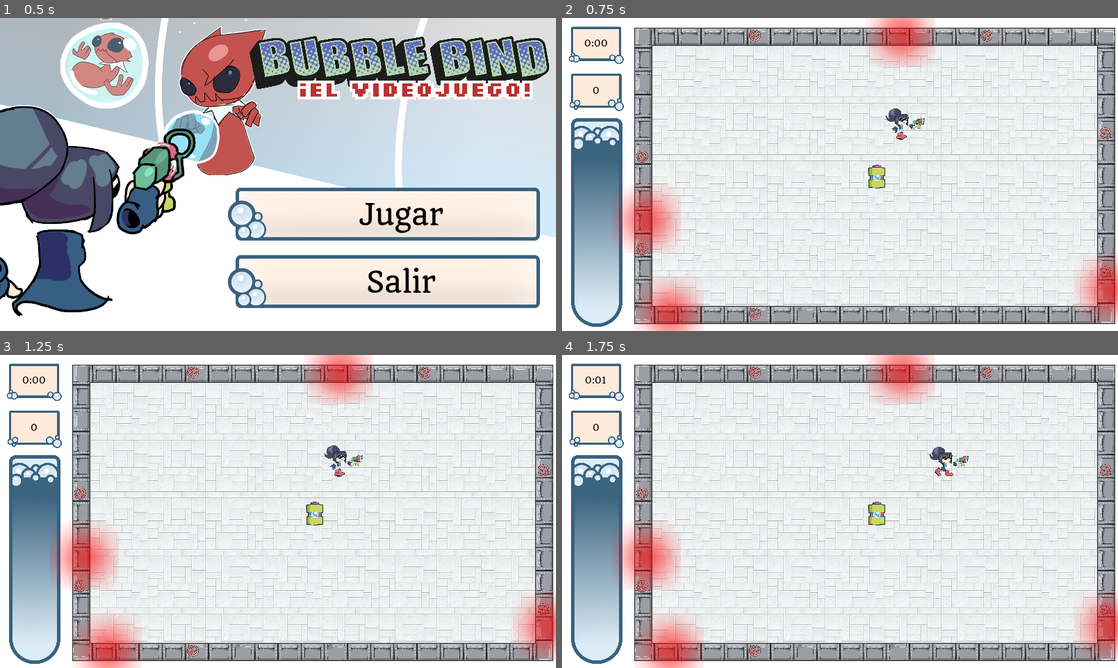
Above: before the commit, frames 1-4 (two rows, left to right).
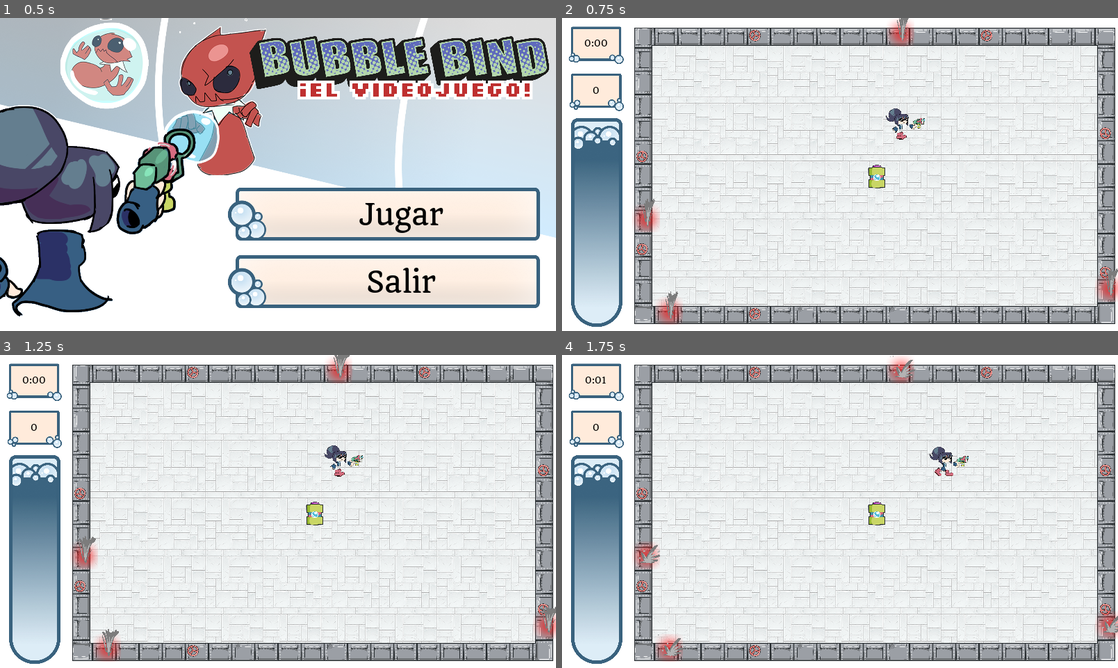
Above: after the commit, the same moments.

Repository: moisesjbc/global-jam-01-2025
Game: Godot game, scene res://menus/main_menu/main_menu.tscn
Same seed, same stepped clock (60 frames per second), same inputs: the game is played once before the commit and once after it.
Inputs (mouse positions are in pixels of both pictures, inside the frame that each line leads up to):
- Up to frame 1 (0.5 s): no input
- Up to frame 2 (0.75 s): click "Jugar" at 0.5 s
- Up to frame 3 (1.25 s): no input
- Up to frame 4 (1.75 s): tap Enter at 1.25 s; move the mouse to (962, 495) at 1.27 s; hold Right (ui_right) from 1.28 s (still down); tap Space at 1.52 s

Frame 1 is identical in both runs. In frame 2, 5.9% of the frame differs, in the area x 9-100%, y 0-100%; in frame 3, 5.9%; in frame 4, 6.0%.

Commit message:
Add pipe smoke

Diff:
--- a/godot-project/gameplay/pipe_glow/pipe_glow.tscn
+++ b/godot-project/gameplay/pipe_glow/pipe_glow.tscn
@@ -1,18 +1,38 @@
-[gd_scene load_steps=3 format=2]
+[gd_scene load_steps=10 format=2]
 
-[ext_resource path="res://gameplay/pipe_glow/pipe_glow.png" type="Texture" id=1]
+[ext_resource path="res://gameplay/pipe_glow/Animacion Vapor/Vapor0005.png" type="Texture" id=1]
+[ext_resource path="res://gameplay/pipe_glow/Animacion Vapor/Vapor0011.png" type="Texture" id=2]
+[ext_resource path="res://gameplay/pipe_glow/Animacion Vapor/Vapor0007.png" type="Texture" id=3]
+[ext_resource path="res://gameplay/pipe_glow/Animacion Vapor/Vapor0009.png" type="Texture" id=4]
+[ext_resource path="res://gameplay/pipe_glow/Animacion Vapor/Vapor0003.png" type="Texture" id=5]
+[ext_resource path="res://gameplay/pipe_glow/Animacion Vapor/Vapor0001.png" type="Texture" id=6]
+[ext_resource path="res://gameplay/pipe_glow/pipe_glow.png" type="Texture" id=7]
 
 [sub_resource type="CircleShape2D" id=1]
-radius = 95.0
+radius = 196.431
+
+[sub_resource type="SpriteFrames" id=2]
+animations = [ {
+"frames": [ ExtResource( 6 ), ExtResource( 5 ), ExtResource( 1 ), ExtResource( 3 ), ExtResource( 4 ), ExtResource( 2 ) ],
+"loop": true,
+"name": "default",
+"speed": 10.0
+} ]
 
 [node name="pipe_glow" type="StaticBody2D" groups=["pipe_glows"]]
 collision_layer = 32
 collision_mask = 66
 
-[node name="sprite" type="Sprite" parent="."]
-modulate = Color( 1, 0, 0, 0.588235 )
-scale = Vector2( 3, 3 )
-texture = ExtResource( 1 )
-
 [node name="collision_shape" type="CollisionShape2D" parent="."]
 shape = SubResource( 1 )
+
+[node name="glow" type="Sprite" parent="."]
+modulate = Color( 1, 0, 0, 0.588235 )
+scale = Vector2( 1.2, 1.2 )
+texture = ExtResource( 7 )
+
+[node name="sprite" type="AnimatedSprite" parent="."]
+position = Vector2( 9, -17 )
+scale = Vector2( 0.1, 0.1 )
+frames = SubResource( 2 )
+playing = true
Binary file added: godot-project/gameplay/pipe_glow/Animacion Vapor/Vapor0001.png
Not shown, added: godot-project/gameplay/pipe_glow/Animacion Vapor/Vapor0001.png.import
Binary file added: godot-project/gameplay/pipe_glow/Animacion Vapor/Vapor0002.png
Not shown, added: godot-project/gameplay/pipe_glow/Animacion Vapor/Vapor0002.png.import
Binary file added: godot-project/gameplay/pipe_glow/Animacion Vapor/Vapor0003.png
Not shown, added: godot-project/gameplay/pipe_glow/Animacion Vapor/Vapor0003.png.import
Binary file added: godot-project/gameplay/pipe_glow/Animacion Vapor/Vapor0004.png
Not shown, added: godot-project/gameplay/pipe_glow/Animacion Vapor/Vapor0004.png.import
Binary file added: godot-project/gameplay/pipe_glow/Animacion Vapor/Vapor0005.png
Not shown, added: godot-project/gameplay/pipe_glow/Animacion Vapor/Vapor0005.png.import
Binary file added: godot-project/gameplay/pipe_glow/Animacion Vapor/Vapor0006.png
Not shown, added: godot-project/gameplay/pipe_glow/Animacion Vapor/Vapor0006.png.import
(and 12 more such lines)
